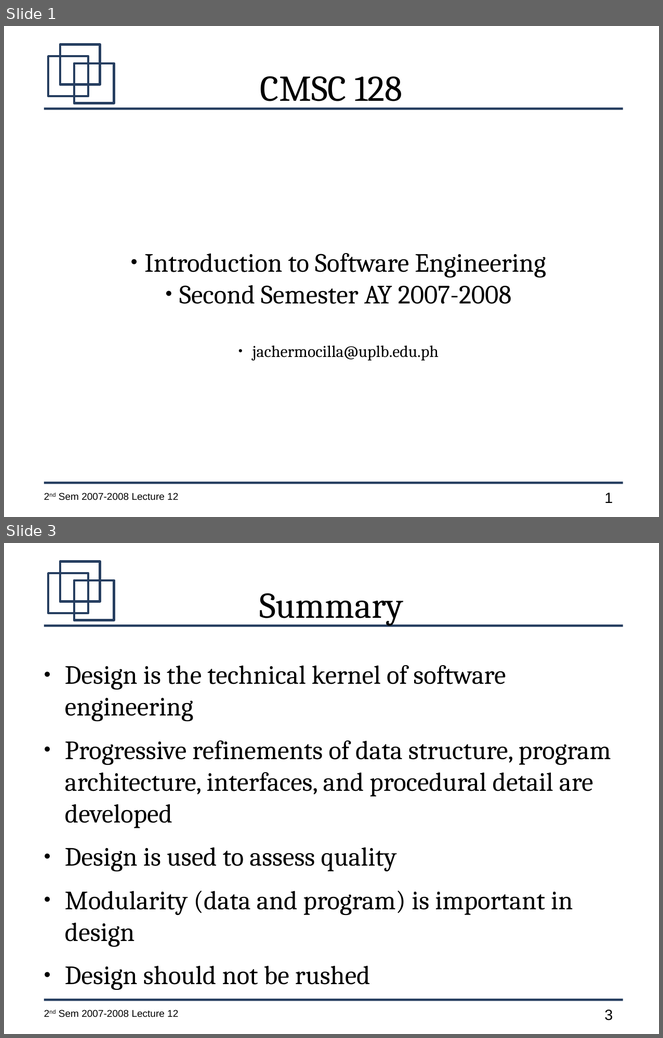
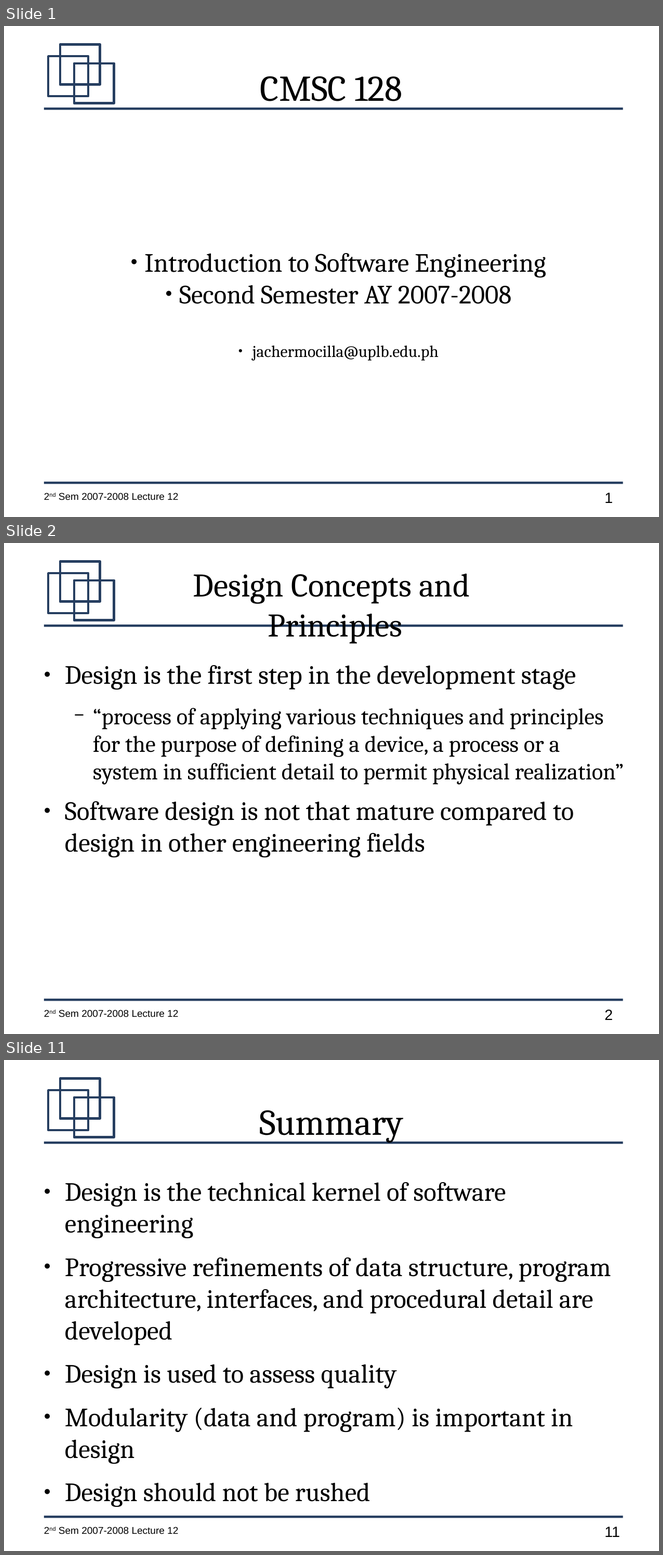
Before and after one commit to jachermocilla/jach-homepage, a slide deck: CMSC128-2nd-Sem-2007-L13.odp. Shown one above the other, each under a label of ours: slides 1 and 3 before the commit, slides 1, 2 and 11 after it; the slides between them are not shown. The pictures are 663x1038 and 663x1555 pixels, drawn with LibreOffice and Linux fonts; fonts in the diff are those of the drawing. Boxes give left, top, right and bottom in pixels: in the first picture for what was removed or moved away, otherwise in the second. Text is boxed around its words. In the diff, an @@ line names an element or a change of style, - is before the commit and + after.

```diff
--- a/CMSC128-2nd-Sem-2007-L13.odp
+++ b/CMSC128-2nd-Sem-2007-L13.odp
@@ slide 2 added at (x1=4, y1=543, x2=659, y2=1034), background #FFFFFF; not listed: 7 template elements that a slide beside it also shows @@
@@ title added at (x1=193, y1=574, x2=470, y2=644), 40 pt, text #000000 @@
+Design Concepts and
+Principles
@@ text added at (x1=65, y1=665, x2=624, y2=858), 28 pt, text #000000 @@
+● Design is the first step in the development stage
+  − “process of applying various techniques and principles for the purpose of defining a device, a process or a system in sufficient detail to permit physical realization”
+● Software design is not that mature compared to design in other engineering fields
@@ what was slide 3 is now slide 11 @@
@@ page number at (x1=605, y1=1527, x2=620, y2=1537): text changed @@
-3
+11
```
Also in this commit, not shown: 8 other slides added, 1 slide removed.
